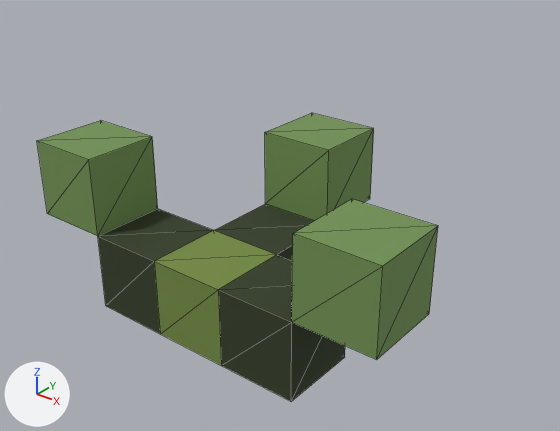
An edit to the glTF model assets/environment/dressing_pack/grass_tuft_small_02/output/model.glb, drawn before and after from the same camera.
Rendered twice from a 50 mm camera at (0.55, -0.569, 0.536) aimed at (0.037, 0.072, 0.138). Arrows for +X, +Y and +Z are at lower left; the lights stay in place. The picture after the commit comes second. Mesh edges are drawn as thin lines. Vertices at exactly the same position are counted once.

Script lines for the objects in view, before the commit:
```python
me_grass_tuft_small_02_mesh = bpy.data.meshes.new('grass_tuft_small_02_mesh')
me_grass_tuft_small_02_mesh.from_pydata(...)  # 38 vertices, 72 faces; spans x -0.25..0.25, y -0.05..0.25, z 0.0..0.2
me_grass_tuft_small_02_mesh.materials.append(mat_mat_dressing_atlas)
ob_grass_tuft_small_02 = bpy.data.objects.new('grass_tuft_small_02', me_grass_tuft_small_02_mesh)
ob_grass_tuft_small_02.location = (0.0, 0.0, 0.0)
```
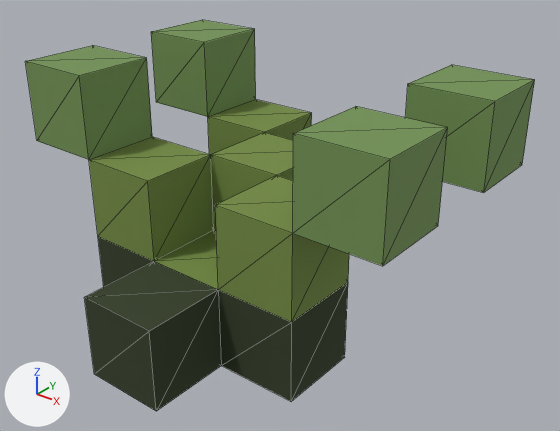
Changed parts and their boxes [x1, y1, x2, y2] in the pictures (560 x 431 px):
'grass_tuft_small_02', reshaped (27% wider, 36% taller): before [37, 113, 438, 401]; after [25, 20, 535, 411]
part 1 of me_grass_tuft_small_02_mesh, built on: before [37, 113, 438, 365]; after [25, 20, 535, 411]

What changed in the scene script:
```text
Change me_grass_tuft_small_02_mesh:
    used by ob_grass_tuft_small_02; location = (0.0, 0.0, 0.0)
    remove me_grass_tuft_small_02_mesh.from_pydata(...)  # 38 vertices, 72 faces; spans x -0.25..0.25, y -0.05..0.25, z 0.0..0.2
    add me_grass_tuft_small_02_mesh.from_pydata(...)  # 70 vertices, 140 faces; spans x -0.25..0.25, y -0.15..0.25, z 0.0..0.3
    me_grass_tuft_small_02_mesh part 1
    4 vertices are removed from x -0.25..0.25, y -0.05..0.05, z 0.1
    44 faces are deleted
    24 vertices are added at x -0.25..0.25, y -0.15..0.25, z 0.0..0.3
    12 new vertices lie (0.0, 0.0, 0.1) away from vertices in x -0.25..0.25, y -0.05..0.05, z 0.1..0.2
    112 new faces join them
```
